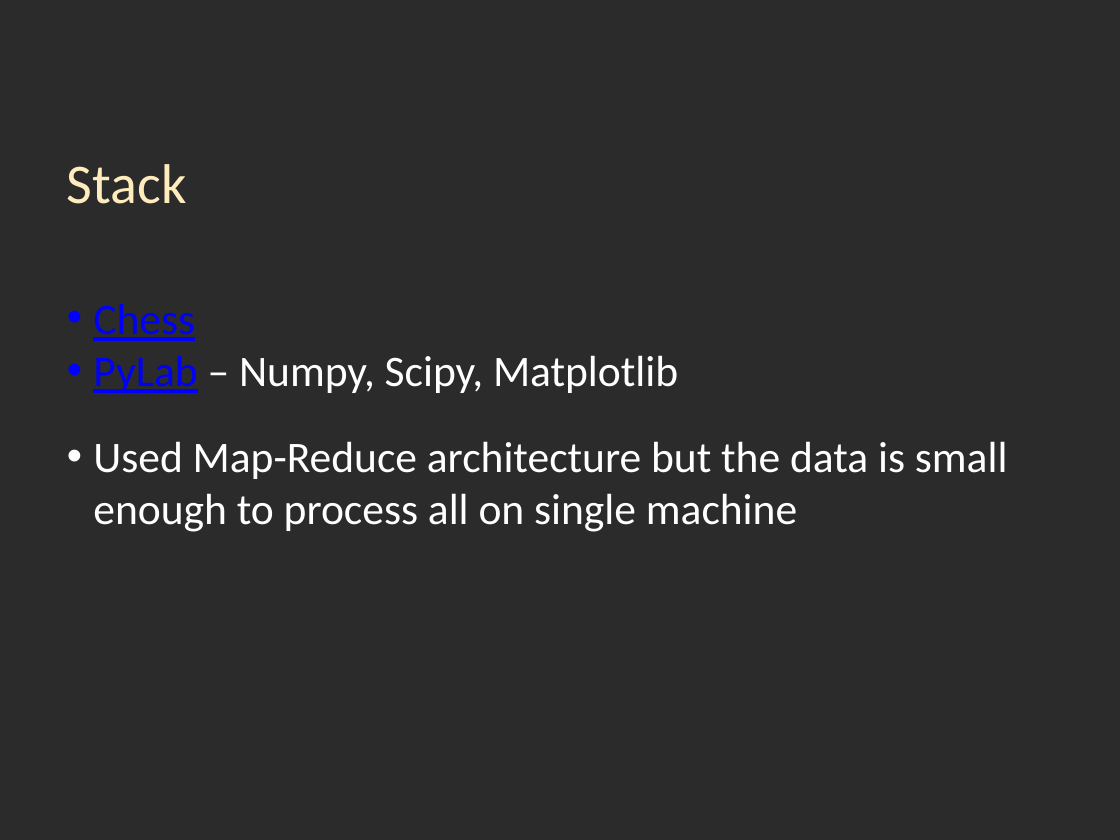
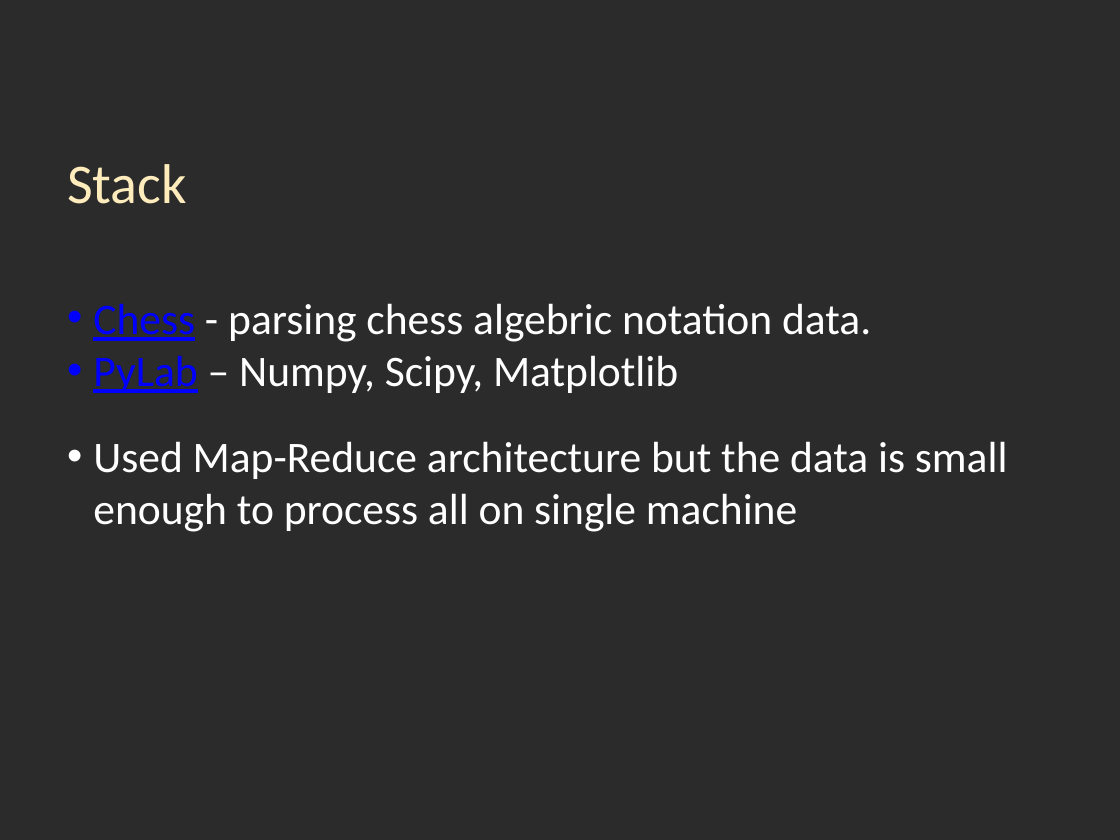
Before and after one commit to nivm/learningchess, a slide deck: slide 7 of presentation/chess_presentation.pptx (slide 6 before the commit). Drawn at 1120x840 pixels with LibreOffice and Linux fonts; fonts in the diff are those of the drawing; background and template pictures are left out; a plain dark background stands for a picture behind light text. Boxes give left, top, right and bottom in pixels: in the first picture for what was removed or moved away, otherwise in the second. Text is boxed around its words. In the diff, an @@ line names an element or a change of style, - is before the commit and + after.

```diff
--- a/presentation/chess_presentation.pptx
+++ b/presentation/chess_presentation.pptx
@@ text at (93,303,871,342): text changed; text colour #0000FF to #FFFFFF @@
-• Chess
+• Chess - parsing chess algebric notation data.
```
Also in this commit, not shown: 10 other slides changed, 11 slides added, 4 slides removed.
